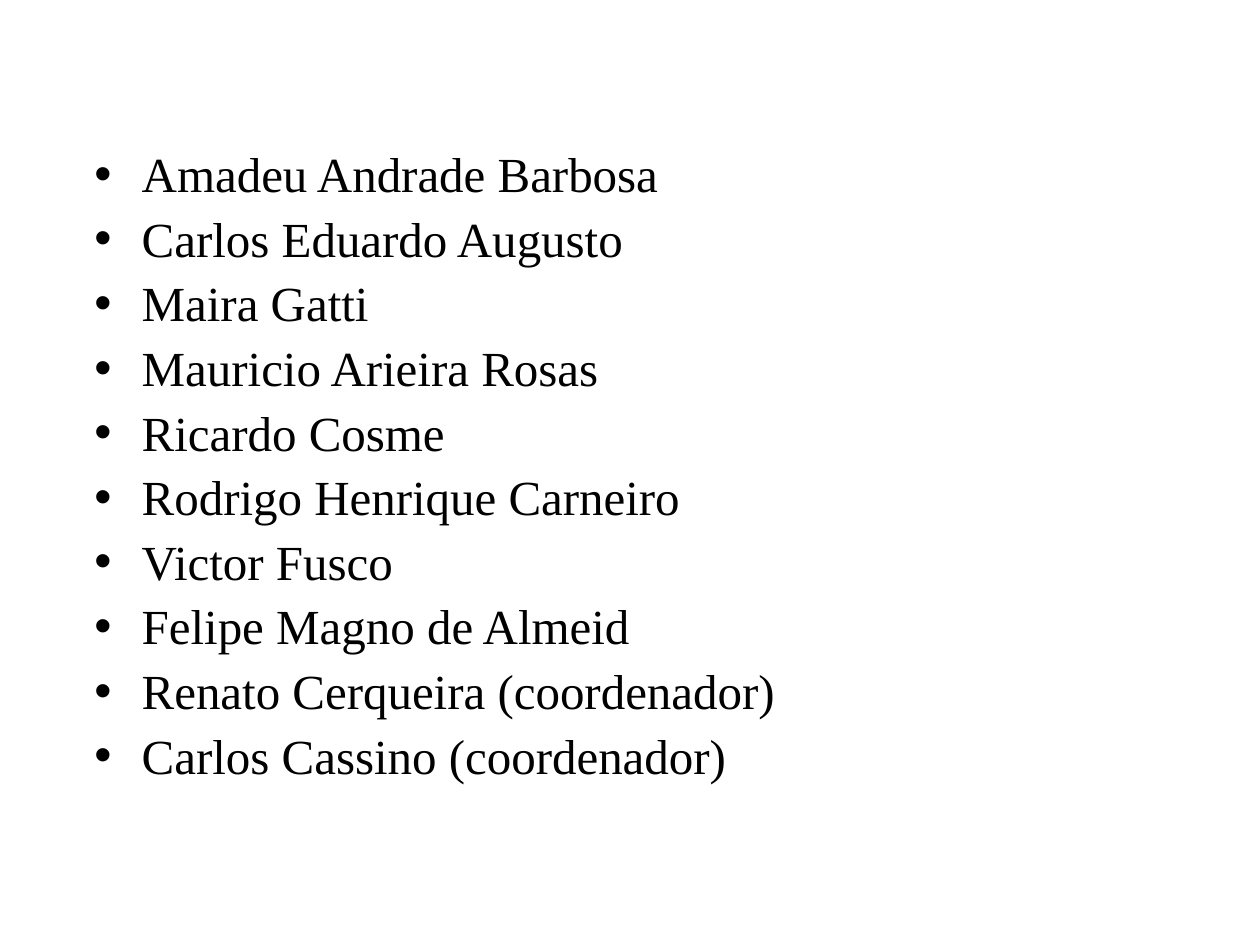
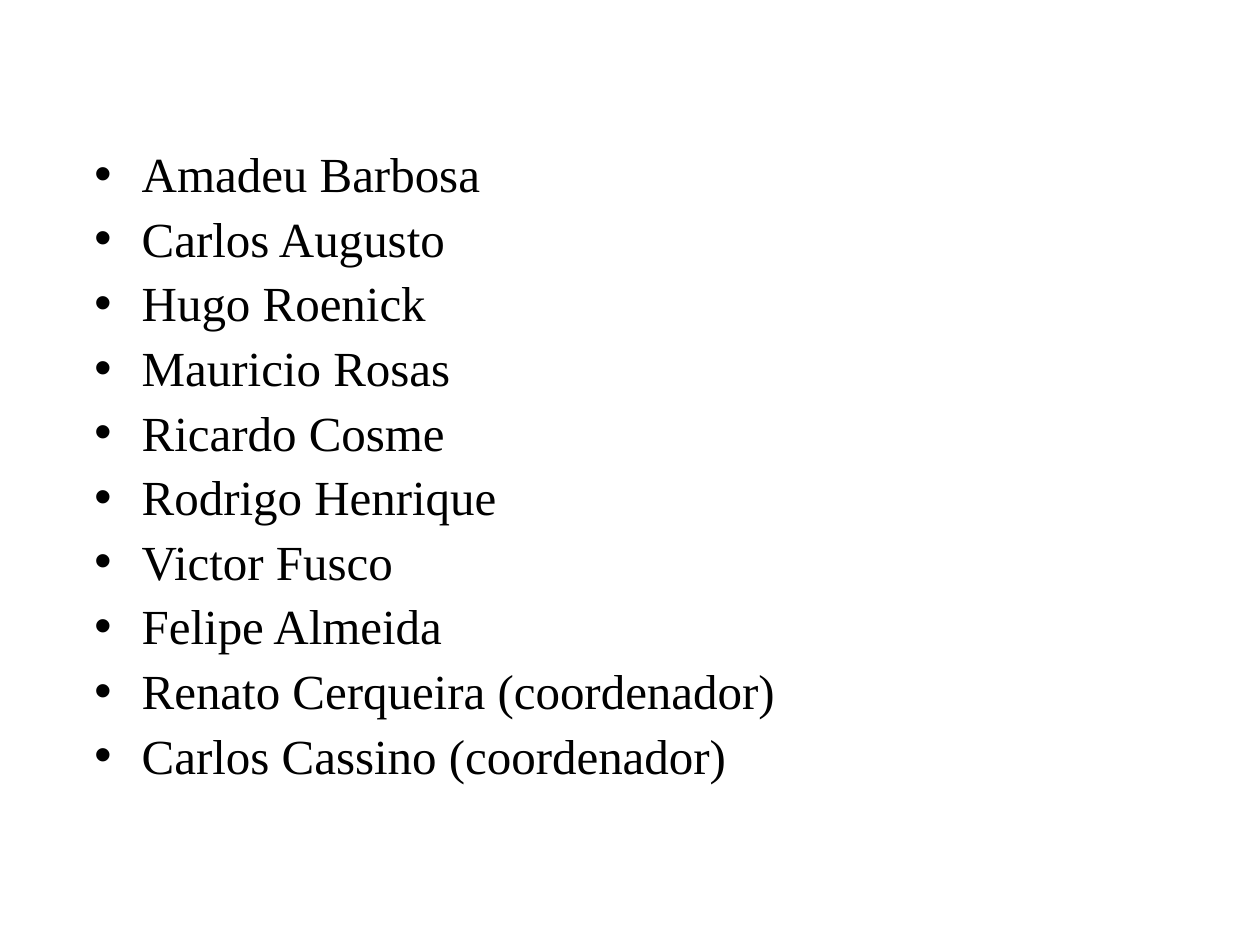
Before and after one commit to amadeubarbosa/openbus-core, a slide deck: slide 6 of docs/cursos/developer/java/1.Agenda_Java.ppt. Drawn at 1260x945 pixels with LibreOffice and Linux fonts; fonts in the diff are those of the drawing; background and template pictures are left out. Boxes give left, top, right and bottom in pixels: in the first picture for what was removed or moved away, otherwise in the second. Text is boxed around its words. In the diff, an @@ line names an element or a change of style, - is before the commit and + after.

Commit message:
Curso Openbus Java
+ Agenda Java
  - Removido o tópico que lista os emails dos instrutores, pois
    o curso nem sempre é ministrado pelos mesmos integrantes da
    equipe Openbus
  - Atualização da lista de integrantes da equipe do Openbus.
  - Substituição do link do tutorial Java pelo link de documentação
    referente aos SDKs. (o link estava quebrado e possivelmente
    seria quebrado novamente no futuro, pois apontava para uma
    determinada versão X do tutorial Java.)

+ DataService Java
  - Atualização do link de download das bibliotecas Java do Serviço
    de Dados.

```diff
--- a/docs/cursos/developer/java/1.Agenda_Java.ppt
+++ b/docs/cursos/developer/java/1.Agenda_Java.ppt
@@ text at [142,158,480,387]: text changed @@
-• Amadeu Andrade Barbosa
-• Carlos Eduardo Augusto
-• Maira Gatti
-• Mauricio Arieira Rosas
+• Amadeu Barbosa
+• Carlos Augusto
+• Hugo Roenick
+• Mauricio Rosas
@@ text at [142,481,496,525]: text changed @@
-• Rodrigo Henrique Carneiro
+• Rodrigo Henrique
@@ text at [142,610,441,654]: text changed @@
-• Felipe Magno de Almeid
+• Felipe Almeida
```
Also in this commit, not shown: 3 other slides changed, 1 other file.
